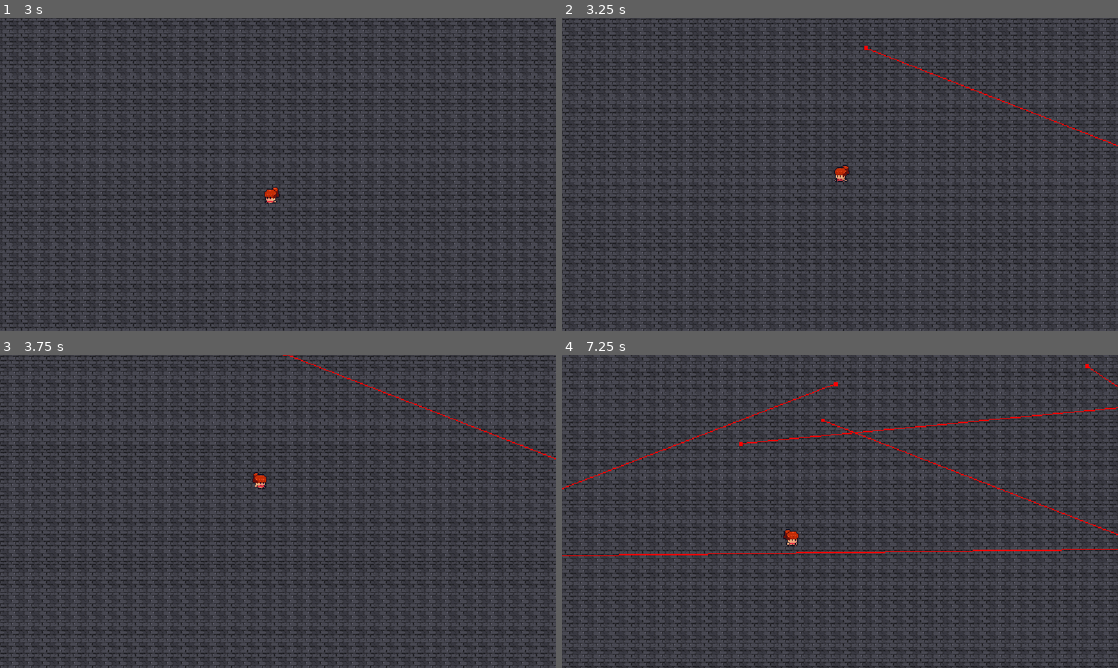
Above: before the commit, frames 1-4 (two rows, left to right).
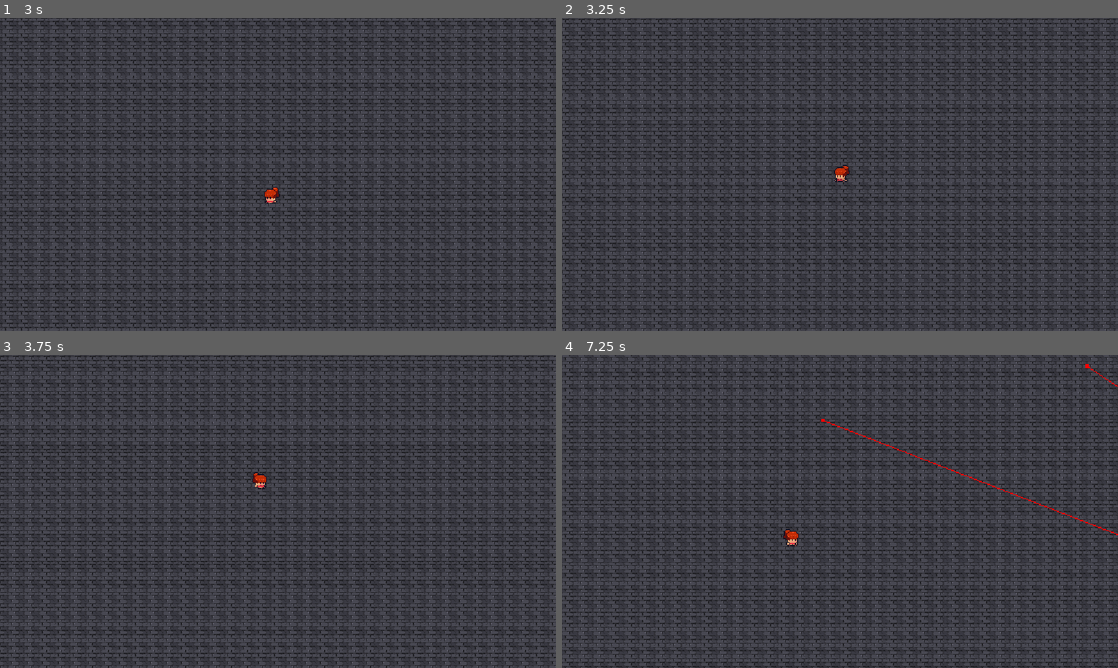
Above: after the commit, the same moments.

Repository: CL4-Bisk/cmsc197-GDD---MP2
Game: Godot game, scene res://scenes/stages/base.tscn
The game is run twice, just before and just after one commit, with the same random seed, the same clock (stepped at 60 frames per second) and the same inputs.
Inputs (mouse positions are in pixels of both pictures, inside the frame that each line leads up to):
- Up to frame 1 (3 s): tap Enter at 0.5 s; hold F (feed) 0.53-1.28 s; click (278, 174) at 0.67 s; move the mouse to (166, 190) at 1.27 s; tap Space (charm) at 1.35 s; click (166, 190) at 1.42 s; tap F (feed) at 1.55, 2.85 s; move the mouse to (333, 105) at 2.02 s; hold F (feed) 2.03-2.78 s; click (333, 105) at 2.17 s; move the mouse to (250, 237) at 2.77 s; click (250, 237) at 2.92 s
- Up to frame 2 (3.25 s): no input
- Up to frame 3 (3.75 s): move the mouse to (444, 558) at 3.52 s; hold F (feed) from 3.53 s (still down); tap Space (charm) at 3.6 s; click (444, 558) at 3.67 s
- Up to frame 4 (7.25 s): move the mouse to (673, 464) at 4.27 s; release F (feed) at 4.28 s; tap F (feed) at 4.35, 6.05 s; click (673, 464) at 4.42 s; move the mouse to (867, 511) at 5.02 s; hold F (feed) 5.03-5.78 s; click (867, 511) at 5.17 s; move the mouse to (756, 433) at 5.77 s; tap Space (charm) at 5.85 s; click (756, 433) at 5.92 s; move the mouse to (962, 495) at 6.52 s; hold F (feed) from 6.53 s (still down); click (962, 495) at 6.67 s

Frame 1 is identical in both runs. In frame 2, 0.2% of the frame differs, in the area x 54-100%, y 8-41%; in frame 3, 0.2%; in frame 4, 0.7%, in the area x 0-100%, y 8-65%.

Commit message:
feat: implemented player levels with debugging

Diff:
--- a/scenes/npc/npc.gd
+++ b/scenes/npc/npc.gd
@@ -58,6 +58,17 @@
 	state_machine.register_state(&"enter", NPCStates.Enter)
 	state_machine.register_state(&"exit", NPCStates.Exit)
 
+func get_npc_level() -> int:
+	if life_force <= 5:
+		return 1
+	if life_force <= 25:
+		return 2
+	if life_force <= 50:
+		return 3
+	if life_force <= 120:
+		return 4
+	return 5
+
 func start_state(state_name: StringName = &"") -> void:
 	state_machine.change(&"idle")
 	if state_name != &"":
@@ -150,8 +161,13 @@
 
 func update_indicators() -> void:
 	$VigilanceInd.text = str(ceili(vigilance))
-	$LifeForceInd.text = str(ceili(life_force))
+	#$LifeForceInd.text = str(ceili(life_force))
+	$LifeForceInd.text = "Lvl %d: %d" % [get_npc_level(), ceili(life_force)]
 	if state_machine.current(): $StateInd.text = state_machine.current().state_name
+	if stage.player.get_player_level() < get_npc_level():
+		$LifeForceInd.modulate = Color.RED
+	else:
+		$LifeForceInd.modulate = Color.GREEN
 
 func modify_vigilance(amount: float) -> void:
 	vigilance = max(0, vigilance + amount)
--- a/scenes/player/player.gd
+++ b/scenes/player/player.gd
@@ -18,11 +18,20 @@
 
 @export var life_force : float = 40.0
 @export var total_life_force : float = 40.0
+@export var life_force_count: float = 0.0
 
 var status = ""
 var lustful : bool = false
 var is_mouse_inside : bool = false
 var spd_mult : float = 1.0
+
+var thresholds = {
+	1: 0,
+	2: 30,
+	3: 150,
+	4: 500,
+	5: 1000
+}
 
 func _ready() -> void:
 	state_machine.handler = self
@@ -35,6 +44,13 @@
 	state_machine.change(&"normal")
 	state_machine._process_pending()
 
+func get_player_level() -> int:
+	var lvl: int = 1
+	for t in thresholds.keys():
+		if life_force_count >= thresholds[t]:
+			lvl = t
+	return lvl
+
 func _physics_process(_delta: float) -> void:
 	var is_pressing_mouse = Input.is_mouse_button_pressed(MOUSE_BUTTON_LEFT)
 	#print(state_machine.stack.map(func(x): return x.state_name))
@@ -46,6 +62,8 @@
 			move_to_mouse(is_pressing_mouse)
 	(charm_zone.shape as CircleShape2D).radius = life_force
 	move_and_slide()
+	print("player level: ", get_player_level())
+	print("life force count: ", life_force_count)
 
 func _unhandled_input(event: InputEvent) -> void:
 	if event.is_action_pressed(&"feed") and \
@@ -91,7 +109,7 @@
 	var min_dis = INF
 
 	for body in bodies:
-		if not body.is_in_group(&"npc") and body == self: continue
+		if not body.is_in_group(&"npc") and body == self and self.life_force > 0: continue
 
 		var distance = global_position.distance_to(body.global_position)
 		if distance < min_dis:
--- a/scenes/player/succubi_states.gd
+++ b/scenes/player/succubi_states.gd
@@ -58,6 +58,14 @@
 		handler.nav2d.avoidance_enabled = false
 
 		var x = handler.find_nearest()
+
+		if not x:
+			return &"pop"
+
+		if handler.get_player_level() < x.get_npc_level():
+			print("player level not high")
+			return &"pop"
+
 		if x:
 			feeding_target = x
 
@@ -67,6 +75,8 @@
 			t.tween_property(handler, "global_position", feeding_target.global_position, 0.1)
 
 			feeding_target.state_machine.change(&"struggle")
+
+			handler.life_force_count += 1.5 * feeding_target.life_force
 		return ""
 
 	func begin() -> String:
@@ -74,6 +84,9 @@
 		return &"repeat"
 
 	func update(delta: float) -> String:
+
+		if not is_instance_valid(feeding_target):
+			return &"pop"
 
 		var suck_power = feeding_target.drain_rate * delta \
 							* (2 if handler.lustful else 1)
--- a/scenes/stages/stage.gd
+++ b/scenes/stages/stage.gd
@@ -7,7 +7,7 @@
 
 @export var npc_scene : PackedScene
 @export var max_npcs: int = 10
-@export var spawn_interval: float = 1.0 # Seconds between spawns
+@export var spawn_interval: float = 2.0 # Seconds between spawns
 
 var current_npc_count: int = 0
 var spawn_timer: Timer
